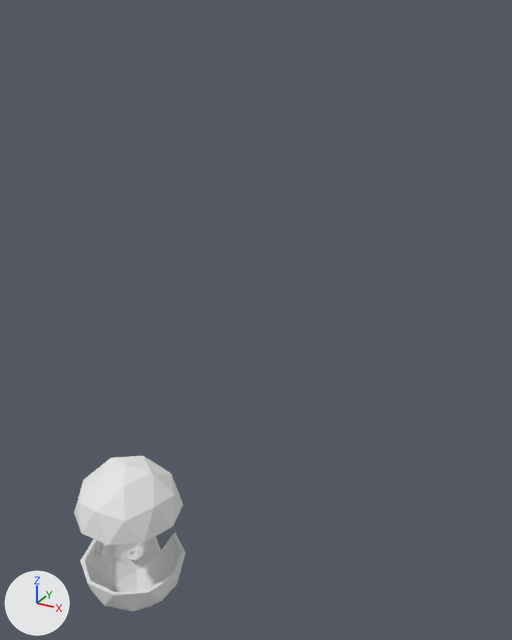
The OBJ model unnamed-project/models/meditationChamber3.obj: old version first, new version second.
One viewpoint serves both versions: a 50 mm lens placed at (27.9, -31.8, 41.0), pointed at (-0.4, 19.7, 15.2). Lighting does not change. The marker at lower left points along +X, +Y and +Z. Where no turn or scale is listed for an object, it has been applied to the vertices. Vertices at the same position are counted once.

Names of what the first picture shows: 'MedDown_Icosphere.002', 'MedUp_Icosphere.005'.
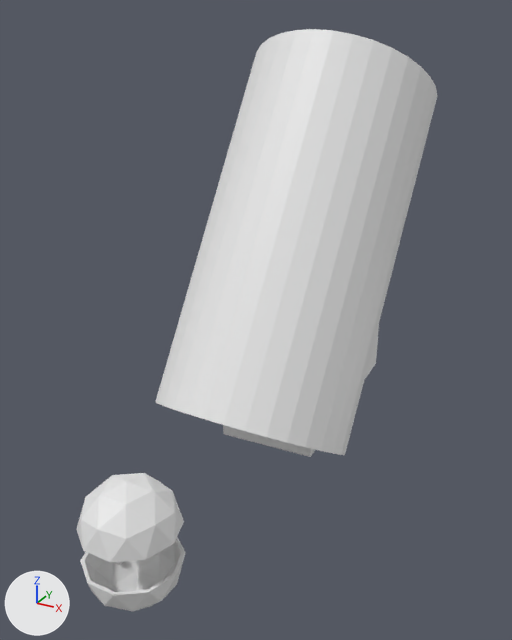
Edits to the scene script, one JSON object a line:
```json
{"block": "me_medup_icosphere_005", "where": "me_medup_icosphere_005.from_pydata(...)  # 105 vertices, 210 faces; spans x -3.87..3.87, y -3.69..3.69, z 8.04..11.94"}
{"block": "me_medup_icosphere_005", "where": "# used by ob_medup_icosphere_005; location = (0.0, 0.0, 0.0)"}
{"op": "remove", "block": "me_medup_icosphere_005", "code": "me_medup_icosphere_005.materials.append(mat_none)  # white #e7e7e7"}
{"block": "me_medup_icosphere_005", "change": "me_medup_icosphere_005 part 1: the whole mesh is moved by (0.0, 0.0, -1.5)"}
{"op": "add", "block": "me_pyramid_000_pyramid_002", "code": ["me_pyramid_000_pyramid_002 = bpy.data.meshes.new('Pyramid.000_Pyramid.002')", "me_pyramid_000_pyramid_002.from_pydata(...)  # 650 vertices, 1288 faces; spans x -10.1..8.7, y 11.2..46.6, z -1.1..39.3"]}
{"op": "add", "block": "ob_pyramid_000_pyramid_002", "code": ["ob_pyramid_000_pyramid_002 = bpy.data.objects.new('Pyramid.000_Pyramid.002', me_pyramid_000_pyramid_002)", "ob_pyramid_000_pyramid_002.location = (0.0, 0.0, 0.0)"]}
```

Boxes (x1, y1, x2, y2) around the edits, measured in the pictures (512 x 640 px):
```json
{"object": "Pyramid.000_Pyramid.002", "change": "added", "after": [155, 29, 437, 457]}
{"object": "MedUp_Icosphere.005", "change": "mesh moved", "before": [74, 456, 183, 545], "after": [76, 473, 184, 563]}
```
